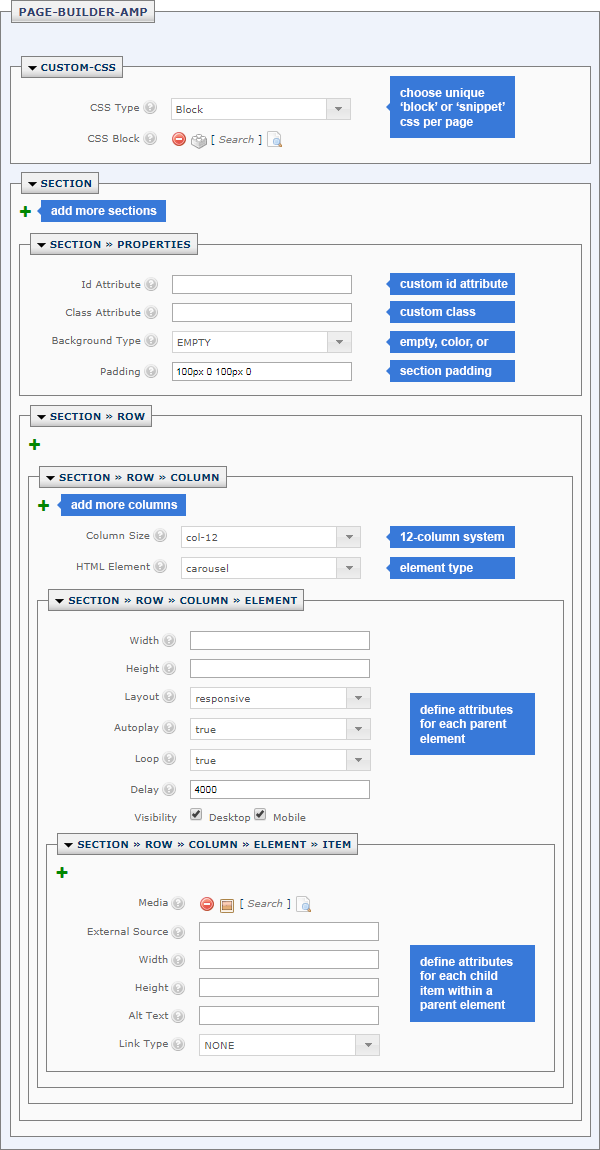
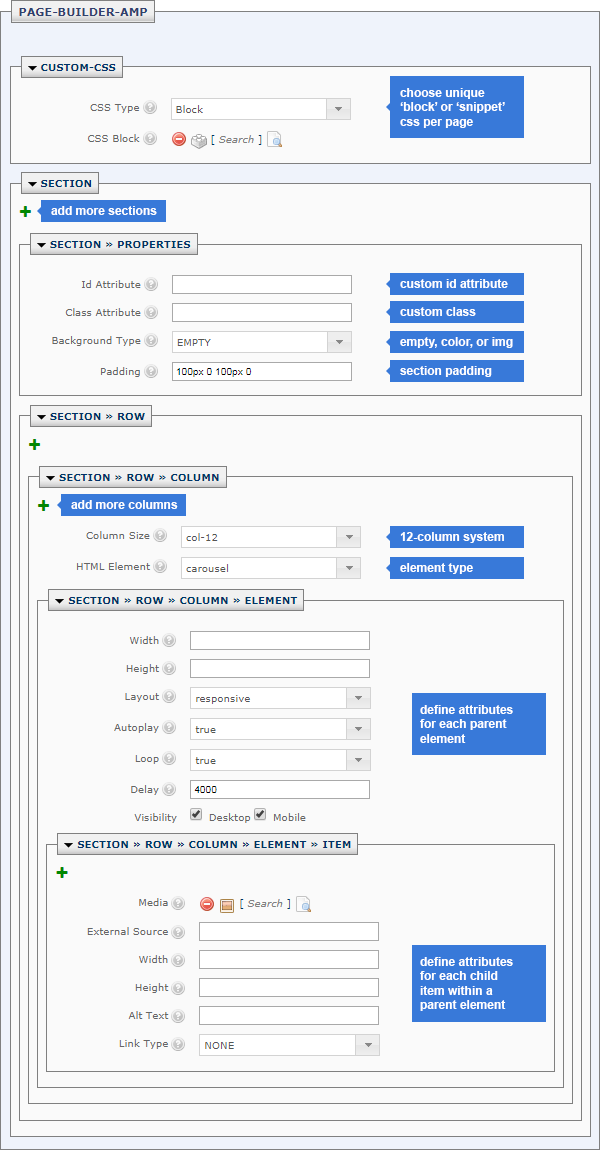
Two versions of the same layered image (600 x 1150). Layer-by-layer changes:
painted on "Rectangle 1" (1st of 11, in "tip") over bbox(515, 360, 524, 382)
painted on "empty, color, or img" over bbox(492, 337, 513, 348)
painted on "Rectangle 1" (2nd of 11, in "tip") over bbox(515, 331, 524, 353)
painted on "Rectangle 1" (3rd of 11, in "tip") over bbox(515, 301, 524, 323)
painted on "Rectangle 1" (5th of 11, in "tip") over bbox(515, 273, 524, 295)
painted on "Rectangle 1" (6th of 11, in "tip") over bbox(515, 557, 524, 579)
painted on "Rectangle 1" (8th of 11, in "tip") over bbox(515, 526, 524, 548)
painted on "Rectangle 1" (9th of 11, in "tip") over bbox(410, 945, 546, 1022)
painted on "Rectangle 1" (10th of 11, in "tip") over bbox(410, 693, 546, 755)
painted on "Rectangle 1" (11th of 11, in "tip") over bbox(515, 76, 524, 138)
